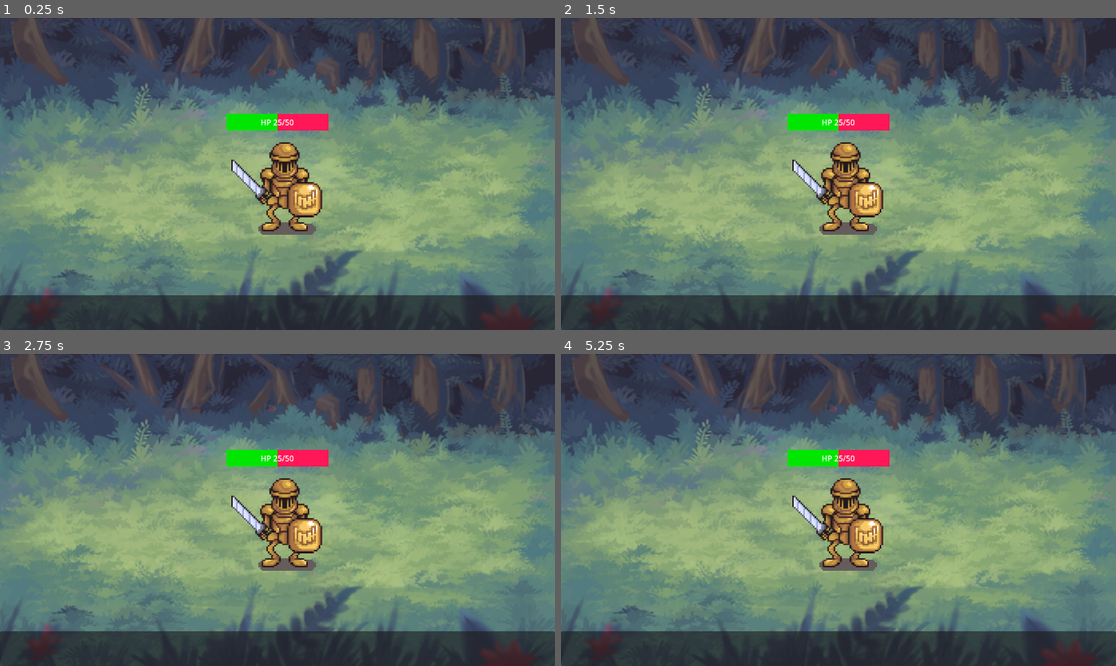
Above: before the commit, frames 1-4 (two rows, left to right).
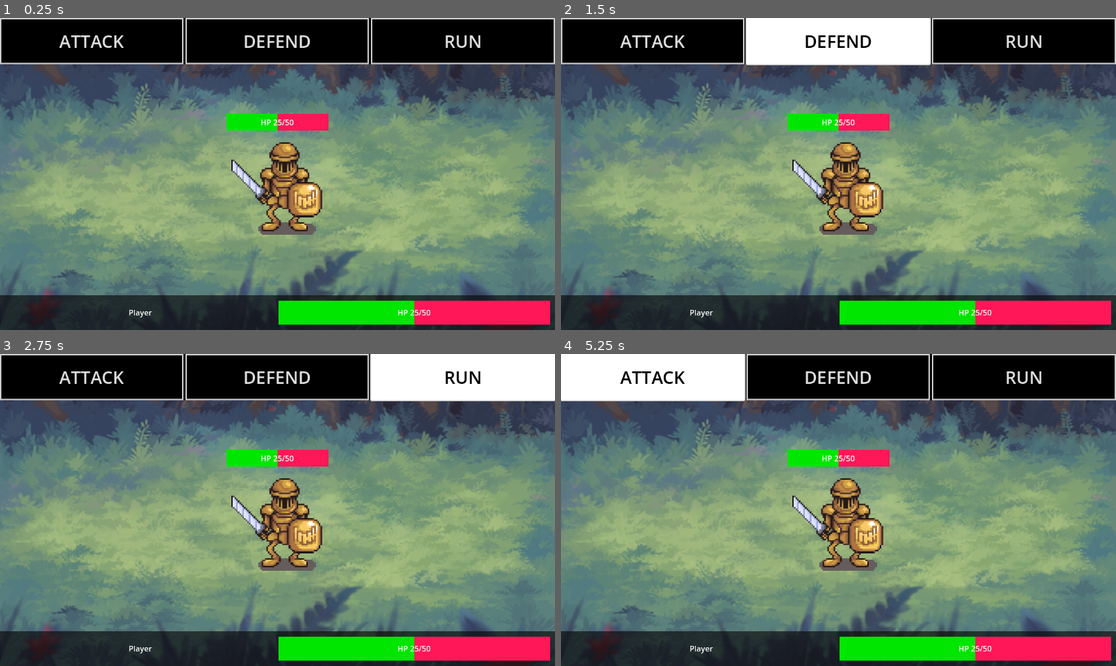
Above: after the commit, the same moments.

Repository: Opuhlos/Topielski-Turn-Based-System
Game: Godot game, scene res://scenes/battle.tscn
Two runs of this game, one before a commit and one after it. Both use one fixed random seed, a clock stepped at 60 frames per second and the inputs below. The project has no main scene, so this scene is started directly.
Inputs (mouse positions are in pixels of both pictures, inside the frame that each line leads up to):
- Up to frame 1 (0.25 s): no input
- Up to frame 2 (1.5 s): click (655, 39) at 0.5 s, where only the run after the commit has a clickable "ATTACK"; click (838, 39) at 1.25 s, where only the run after the commit has a clickable "DEFEND"
- Up to frame 3 (2.75 s): click (460, 375) at 2 s, where only the run after the commit has a clickable "RUN"
- Up to frame 4 (5.25 s): click (655, 375) at 2.75 s, where only the run after the commit has a clickable "ATTACK"; click (838, 375) at 3.5 s, where only the run after the commit has a clickable "DEFEND"; click (1021, 375) at 4.25 s, where only the run after the commit has a clickable "RUN"; click (655, 375) at 5 s, where only the run after the commit has a clickable "ATTACK"

The runs differ from the first frame. In frame 1, 19% of the frame differs, in the area x 0-100%, y 0-100%; in frame 2, 19%; in frame 3, 19%; in frame 4, 19%.

Commit message:
player ui

Diff:
--- a/topielskis-system/scenes/battle.tscn
+++ b/topielskis-system/scenes/battle.tscn
@@ -8,6 +8,22 @@
 
 [sub_resource type="StyleBoxFlat" id="StyleBoxFlat_p1qf1"]
 bg_color = Color(3.85046e-07, 0.902705, 7.70092e-07, 1)
+
+[sub_resource type="StyleBoxFlat" id="StyleBoxFlat_a12nh"]
+bg_color = Color(0.0295066, 0.0295066, 0.0295066, 0.643137)
+
+[sub_resource type="StyleBoxFlat" id="StyleBoxFlat_lpir7"]
+bg_color = Color(0, 0, 0, 1)
+
+[sub_resource type="StyleBoxFlat" id="StyleBoxFlat_6vh42"]
+bg_color = Color(1, 1, 1, 1)
+
+[sub_resource type="StyleBoxFlat" id="StyleBoxFlat_4k1nj"]
+bg_color = Color(0, 0, 0, 1)
+border_width_left = 3
+border_width_top = 3
+border_width_right = 3
+border_width_bottom = 3
 
 [node name="Battle" type="Control"]
 layout_mode = 3
@@ -65,7 +81,7 @@
 texture = ExtResource("2_p1qf1")
 expand_mode = 5
 
-[node name="Panel" type="Panel" parent="."]
+[node name="PlayerPanel" type="Panel" parent="."]
 layout_mode = 1
 anchors_preset = 12
 anchor_top = 1.0
@@ -74,3 +90,99 @@
 offset_top = -72.0
 grow_horizontal = 2
 grow_vertical = 0
+theme_override_styles/panel = SubResource("StyleBoxFlat_a12nh")
+
+[node name="MarginContainer" type="MarginContainer" parent="PlayerPanel"]
+layout_mode = 1
+anchors_preset = 15
+anchor_right = 1.0
+anchor_bottom = 1.0
+grow_horizontal = 2
+grow_vertical = 2
+theme_override_constants/margin_left = 10
+theme_override_constants/margin_top = 1
+theme_override_constants/margin_right = 10
+theme_override_constants/margin_bottom = 1
+
+[node name="PlayerData" type="HBoxContainer" parent="PlayerPanel/MarginContainer"]
+layout_mode = 2
+alignment = 1
+
+[node name="Label" type="Label" parent="PlayerPanel/MarginContainer/PlayerData"]
+layout_mode = 2
+size_flags_horizontal = 3
+text = "Player"
+horizontal_alignment = 1
+
+[node name="PlayerHealthBar" type="ProgressBar" parent="PlayerPanel/MarginContainer/PlayerData"]
+custom_minimum_size = Vector2(0, 50)
+layout_mode = 2
+size_flags_horizontal = 3
+size_flags_vertical = 4
+theme_override_styles/background = SubResource("StyleBoxFlat_th188")
+theme_override_styles/fill = SubResource("StyleBoxFlat_p1qf1")
+value = 50.0
+show_percentage = false
+
+[node name="Label" type="Label" parent="PlayerPanel/MarginContainer/PlayerData/PlayerHealthBar"]
+layout_mode = 1
+anchors_preset = 15
+anchor_right = 1.0
+anchor_bottom = 1.0
+grow_horizontal = 2
+grow_vertical = 2
+text = "HP 25/50"
+horizontal_alignment = 1
+vertical_alignment = 1
+
+[node name="ActionsPanel" type="Panel" parent="."]
+layout_mode = 1
+anchors_preset = 10
+anchor_right = 1.0
+offset_bottom = 96.0
+grow_horizontal = 2
+theme_override_styles/panel = SubResource("StyleBoxFlat_lpir7")
+
+[node name="HBoxContainer" type="HBoxContainer" parent="ActionsPanel"]
+layout_mode = 1
+anchors_preset = 15
+anchor_right = 1.0
+anchor_bottom = 1.0
+grow_horizontal = 2
+grow_vertical = 2
+
+[node name="Button" type="Button" parent="ActionsPanel/HBoxContainer"]
+layout_mode = 2
+size_flags_horizontal = 3
+mouse_default_cursor_shape = 2
+theme_override_colors/font_hover_color = Color(0, 0, 0, 1)
+theme_override_colors/font_pressed_color = Color(0, 0, 0, 1)
+theme_override_font_sizes/font_size = 36
+theme_override_styles/hover = SubResource("StyleBoxFlat_6vh42")
+theme_override_styles/pressed = SubResource("StyleBoxFlat_6vh42")
+theme_override_styles/normal = SubResource("StyleBoxFlat_4k1nj")
+text = "ATTACK"
+
+[node name="Button2" type="Button" parent="ActionsPanel/HBoxContainer"]
+layout_mode = 2
+size_flags_horizontal = 3
+mouse_default_cursor_shape = 2
+theme_override_colors/font_hover_color = Color(0, 0, 0, 1)
+theme_override_colors/font_pressed_color = Color(0, 0, 0, 1)
+theme_override_font_sizes/font_size = 36
+theme_override_styles/hover = SubResource("StyleBoxFlat_6vh42")
+theme_override_styles/pressed = SubResource("StyleBoxFlat_6vh42")
+theme_override_styles/normal = SubResource("StyleBoxFlat_4k1nj")
+text = "DEFEND"
+
+[node name="Button3" type="Button" parent="ActionsPanel/HBoxContainer"]
+layout_mode = 2
+size_flags_horizontal = 3
+mouse_default_cursor_shape = 2
+theme_override_colors/font_hover_color = Color(0, 0, 0, 1)
+theme_override_colors/font_pressed_color = Color(0, 0, 0, 1)
+theme_override_font_sizes/font_size = 36
+theme_override_styles/hover = SubResource("StyleBoxFlat_6vh42")
+theme_override_styles/pressed = SubResource("StyleBoxFlat_6vh42")
+theme_override_styles/normal = SubResource("StyleBoxFlat_4k1nj")
+text = "RUN"
Not shown: 1 places in topielskis-system/scenes/battle.tscn that only renumber resources
